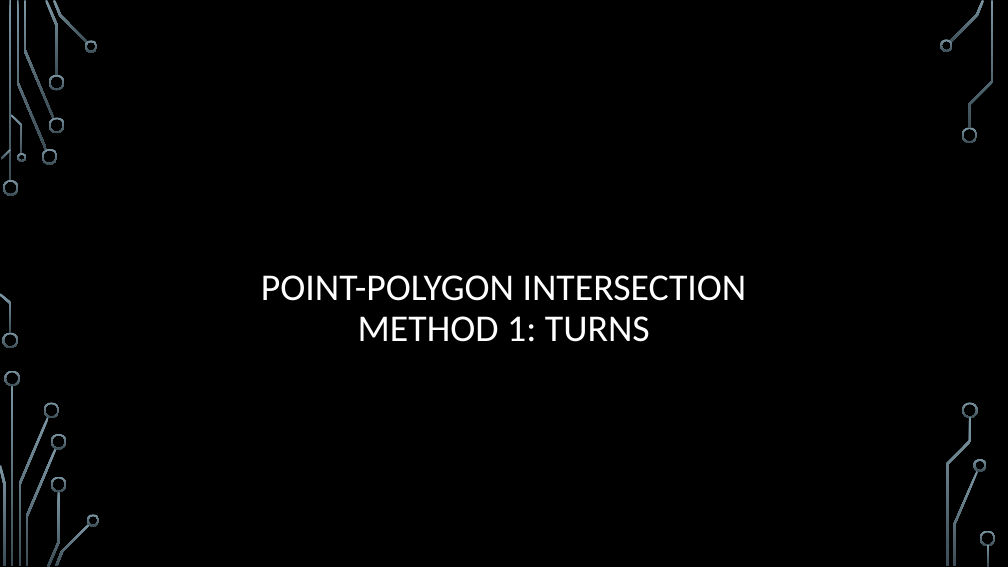
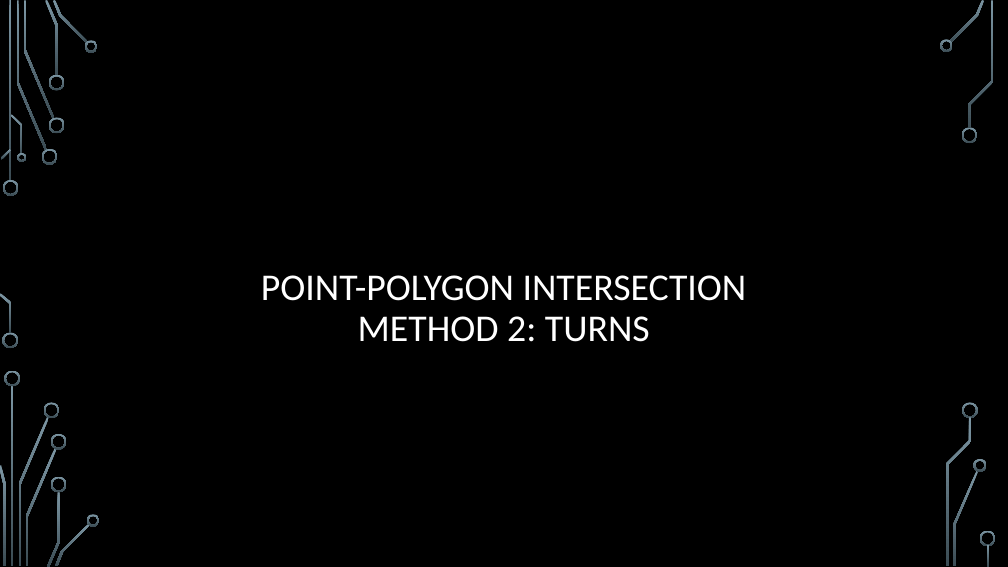
Before and after one commit to janiceeguo/advAlgo, a slide deck: slide 27 of slides/ComputationalGeom-part1-Intersections.pptx (slide 26 before the commit). Drawn at 1008x567 pixels with LibreOffice and Linux fonts; fonts in the diff are those of the drawing; background and template pictures are left out. Boxes give left, top, right and bottom in pixels: in the first picture for what was removed or moved away, otherwise in the second. Text is boxed around its words. In the diff, an @@ line names an element or a change of style, - is before the commit and + after.

```diff
--- a/slides/ComputationalGeom-part1-Intersections.pptx
+++ b/slides/ComputationalGeom-part1-Intersections.pptx
@@ title at [261,275,747,342]: text changed @@
-POINT-POLYGON INTERSECTION
-METHOD 1: TURNS
+POINT-POLYGON INTERSECTION
+METHOD 2: TURNS
```
Also in this commit, not shown: 7 other slides changed, 1 slide added, 1 slide removed, 3 other files.
